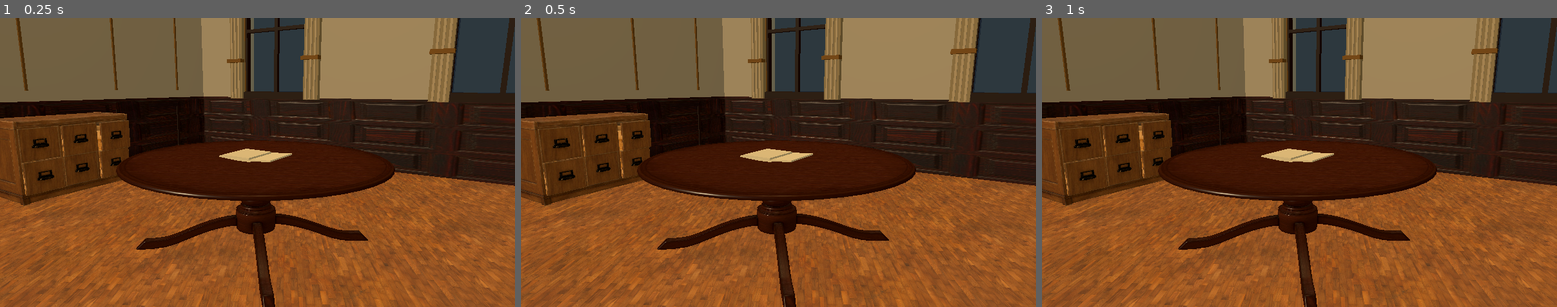
Above: before the commit, frames 1-3 (left to right).
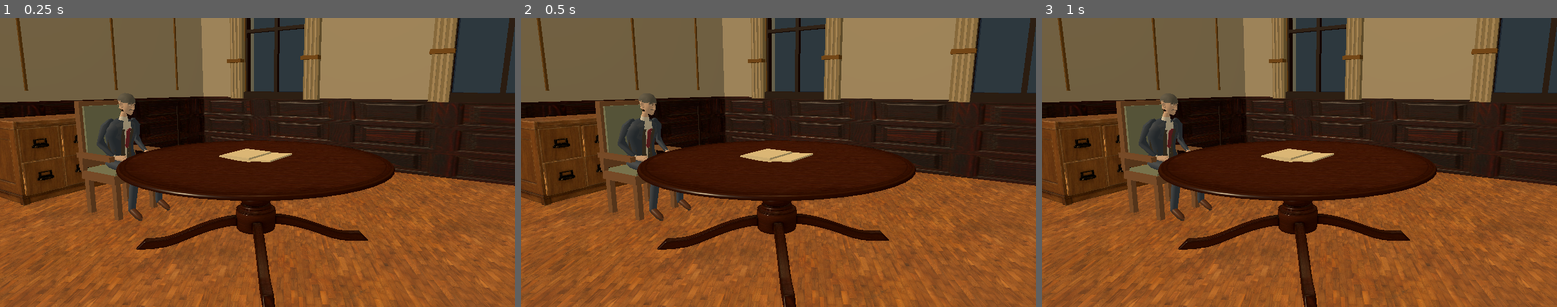
Above: after the commit, the same moments.

Repository: IdehistorieCases/Cases-GUI
Game: Godot game, scene res://scenes/versailles_room_participant_preview.tscn
Two runs of this game, one before a commit and one after it. Both use one fixed random seed, a clock stepped at 60 frames per second and the inputs below. This scene is started directly instead of the project's main scene.
Inputs:
- Up to frame 1 (0.25 s): no input
- Up to frame 2 (0.5 s): no input
- Up to frame 3 (1 s): tap Enter at 0.5 s; tap 1 at 0.6 s

The runs differ from the first frame. In frame 1, 3.5% of the frame differs, in the area x 14-34%, y 26-71%; in frame 2, 3.5%; in frame 3, 3.6%.

Commit message:
Add seated negotiator to Versailles room

Diff:
--- a/godot/scenes/versailles_room.tscn
+++ b/godot/scenes/versailles_room.tscn
@@ -9,6 +9,8 @@
 [ext_resource type="PackedScene" path="res://assets/versailles/optimized/polyhaven/lantern_chandelier_01/lantern_chandelier_01_1k.gltf" id="7_jcg16"]
 [ext_resource type="Texture2D" path="res://assets/versailles/optimized/polyhaven/diagonal_parquet/textures/diagonal_parquet_arm_1k.jpg" id="8_floor_arm"]
 [ext_resource type="Texture2D" path="res://assets/versailles/optimized/polyhaven/dark_paneled_wood/textures/dark_paneled_wood_arm_1k.jpg" id="9_wall_arm"]
+[ext_resource type="PackedScene" path="res://assets/characters/cases_suited_negotiator.glb" id="10_negotiator"]
+[ext_resource type="Script" path="res://scripts/versailles_room_participant.gd" id="11_participant"]
 
 [sub_resource type="StandardMaterial3D" id="StandardMaterial3D_osat4"]
 albedo_texture = ExtResource("1_57bx7")
@@ -663,6 +665,14 @@
 omni_range = 7.5
 omni_attenuation = 1.6
 
+[node name="Participants" type="Node3D" parent="."]
+
+[node name="NegotiatorSeat_01" type="Node3D" parent="Participants"]
+transform = Transform3D(-4.371139e-08, 0, 1, 0, 1, 0, -1, 0, -4.371139e-08, -1.62, 0, 0)
+script = ExtResource("11_participant")
+
+[node name="CasesSuitedNegotiator" parent="Participants/NegotiatorSeat_01" instance=ExtResource("10_negotiator")]
+
 [node name="Anchors" type="Node3D" parent="." unique_id=1847559052]
 
 [node name="ParticipantSeatAnchor_Template" type="Marker3D" parent="Anchors" unique_id=1192662350]
--- /dev/null
+++ b/godot/scripts/versailles_room_participant.gd
@@ -0,0 +1,21 @@
+extends Node3D
+
+## Starts the existing seated negotiator's idle animation in the room scene.
+func _ready() -> void:
+	var player := _find_animation_player(self)
+	if player == null:
+		push_error("Versailles participant has no AnimationPlayer")
+		return
+	if not player.has_animation("SeatedIdle"):
+		push_error("Versailles participant is missing SeatedIdle")
+		return
+	player.play("SeatedIdle")
+
+func _find_animation_player(node: Node) -> AnimationPlayer:
+	if node is AnimationPlayer:
+		return node as AnimationPlayer
+	for child in node.get_children():
+		var player := _find_animation_player(child)
+		if player != null:
+			return player
+	return null
Not shown, added: godot/scripts/versailles_room_participant.gd.uid
Not shown, changed: docs/VERSAILLES_ROOM_LAYOUT.md
